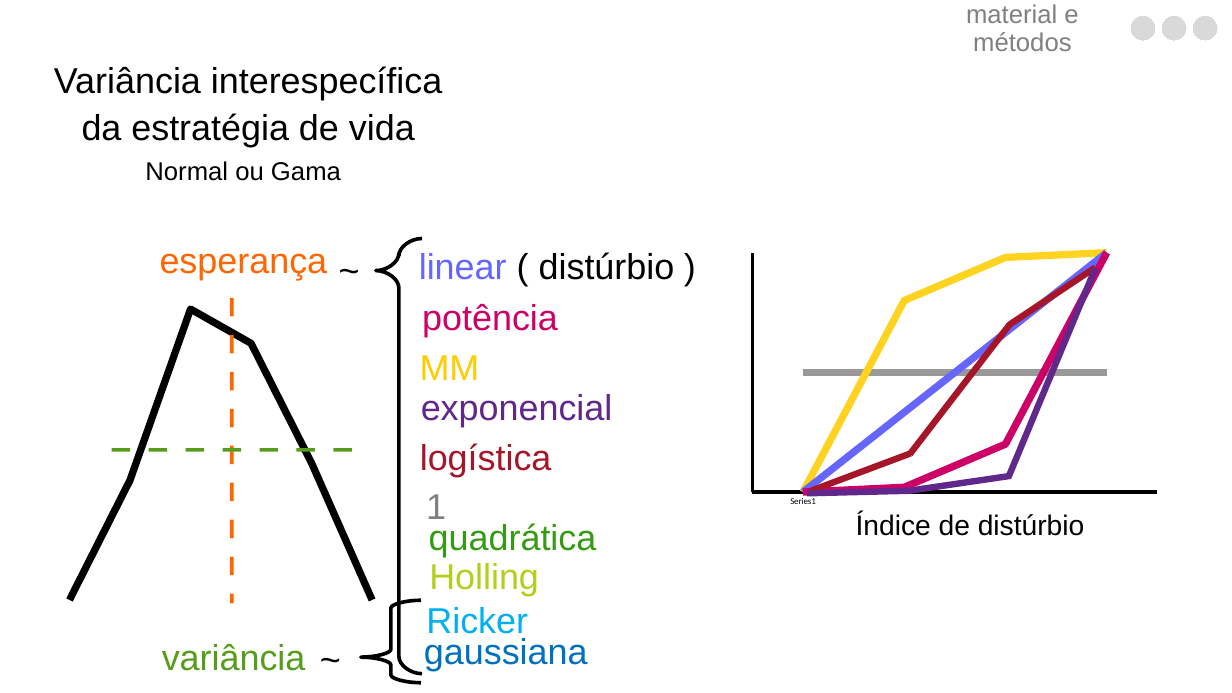
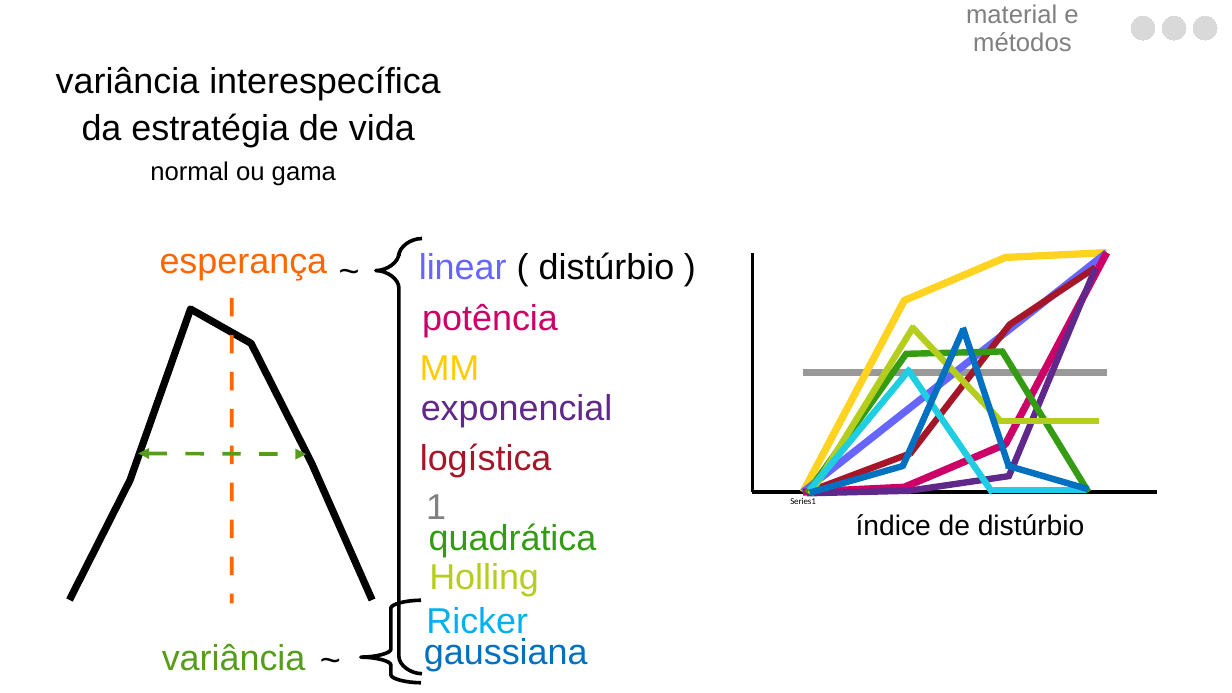
Before and after one commit to luisanovara/dissertacao, a slide deck: slide 103 of DEFESA.pptx. Drawn at 1232x693 pixels with LibreOffice and Linux fonts; fonts in the diff are those of the drawing. Boxes give left, top, right and bottom in pixels: in the first picture for what was removed or moved away, otherwise in the second. Text is boxed around its words. In the diff, an @@ line names an element or a change of style, - is before the commit and + after.

```diff
--- a/DEFESA.pptx
+++ b/DEFESA.pptx
@@ text at (56, 66, 440, 100): text changed @@
-Variância interespecífica
+variância interespecífica
@@ text at (150, 161, 336, 186): text changed @@
-Normal ou Gama
+normal ou gama
@@ line added from (811, 494) to (914, 326), #B5CE1E 5 pt @@
@@ line added from (1002, 422) to (912, 327), #B5CE1E 5 pt @@
@@ line added from (808, 494) to (908, 353), #339C13 5 pt @@
@@ line added from (906, 354) to (1004, 351), #339C13 5 pt @@
@@ line added from (1002, 350) to (1089, 493), #339C13 5 pt @@
@@ line added from (810, 491) to (910, 369), #1FCEE2 5 pt @@
@@ line added from (909, 370) to (993, 493), #1FCEE2 5 pt @@
@@ line added from (1100, 421) to (1000, 421), #B5CE1E 5 pt @@
@@ line moved from (112, 450) - (356, 450) to (139, 454) - (306, 455) @@
@@ line (139, 454) - (306, 455): line to double arrow @@
@@ group added at (810, 327, 1089, 493): 4 lines @@
@@ line added from (993, 490) to (1086, 490), #1FCEE2 5 pt @@
@@ text at (856, 514, 1085, 536): text changed @@
-Índice de distúrbio
+índice de distúrbio
```
Also in this commit, not shown: 2 other slides changed, 2 slides added.
